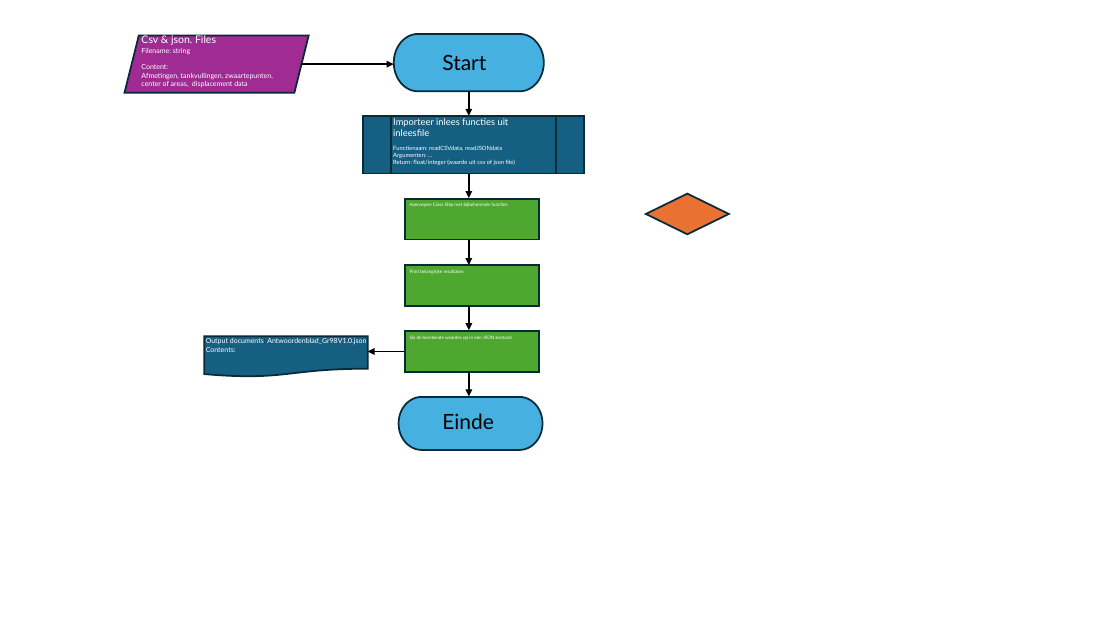
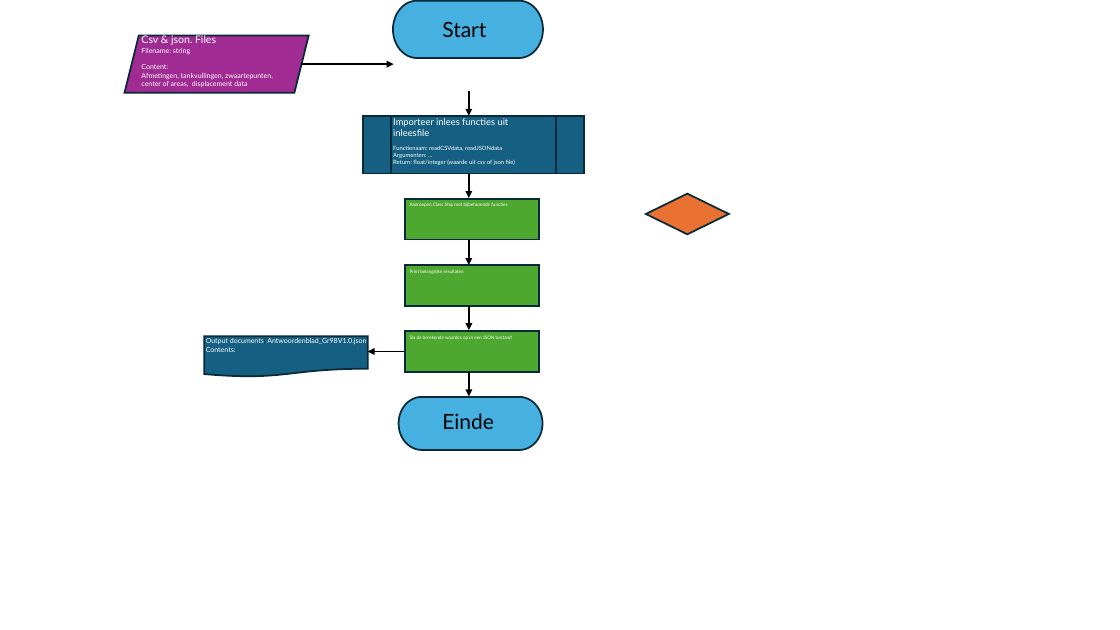
Before and after one commit to janibert1/deelopdracht8gr10, a slide deck: slide 1 of Flowcharts/flowchart I&V.pptx. Drawn at 1120x630 pixels with LibreOffice and Linux fonts; fonts in the diff are those of the drawing. Boxes give left, top, right and bottom in pixels: in the first picture for what was removed or moved away, otherwise in the second. Text is boxed around its words. In the diff, an @@ line names an element or a change of style, - is before the commit and + after.

```diff
--- a/Flowcharts/flowchart I&V.pptx
+++ b/Flowcharts/flowchart I&V.pptx
@@ pill shape moved from (x1=394, y1=34, x2=544, y2=91) to (x1=393, y1=1, x2=544, y2=58) @@
@@ text "Start" moved from (x1=442, y1=54, x2=486, y2=70) to (x1=442, y1=21, x2=486, y2=37) @@
```
Also in this commit, not shown: 1 other file.
